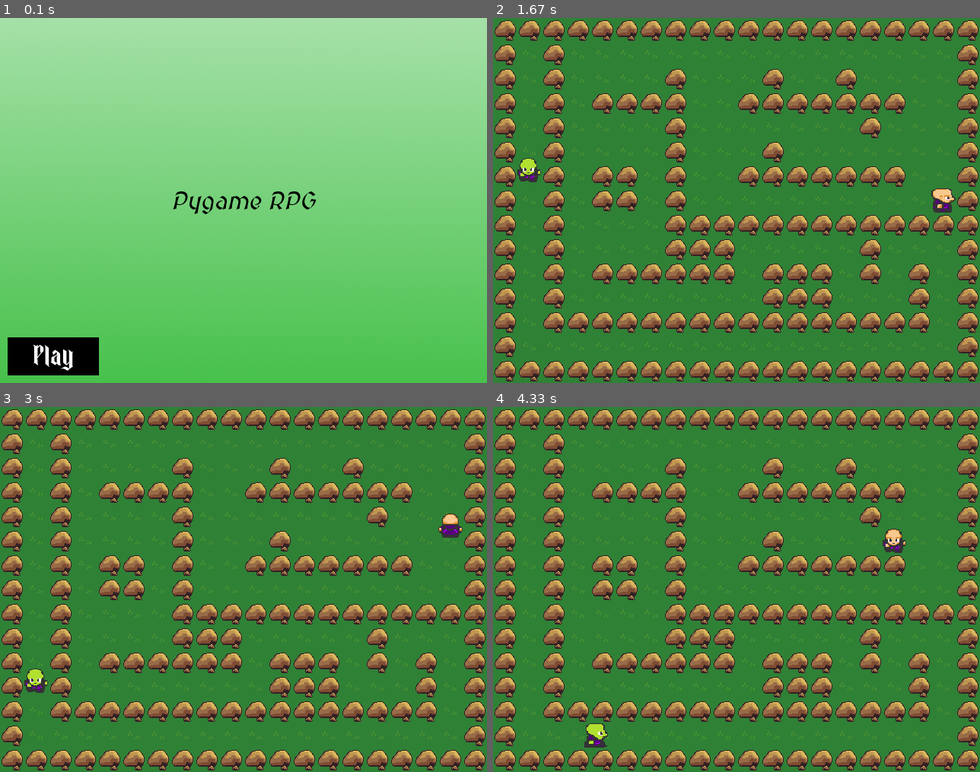
Above: before the commit, frames 1-4 (two rows, left to right).
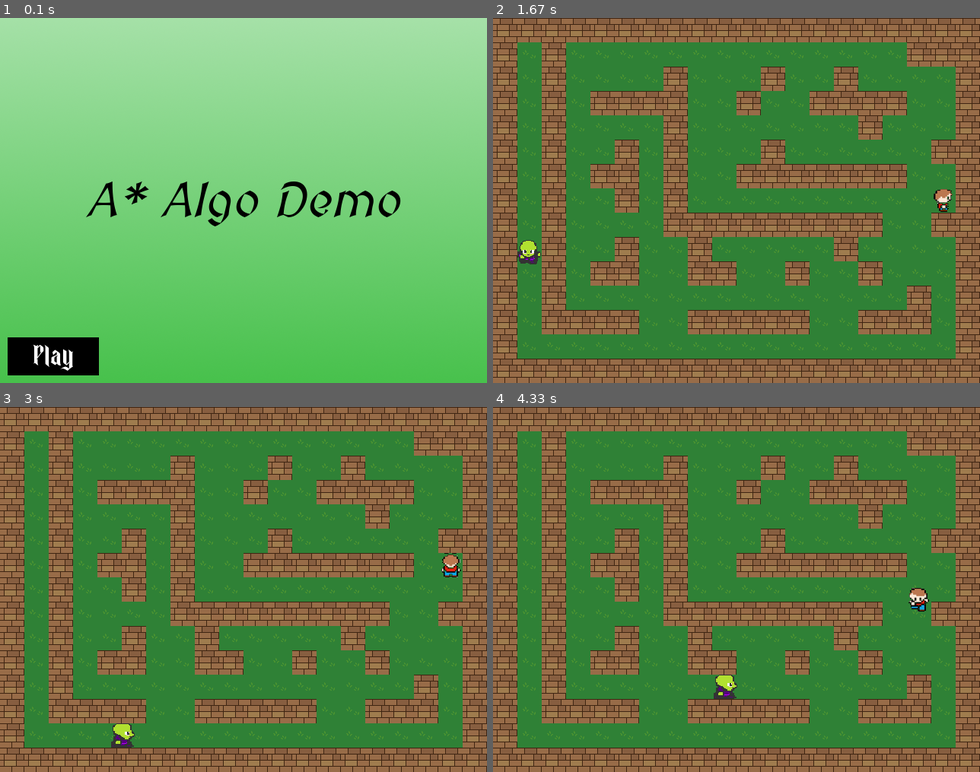
Above: after the commit, the same moments.

Repository: DannyCamacho/coin-chase-pygame
Game: pygame game, started from main.py
Same seed, same stepped clock (60 frames per second), same inputs: the game is played once before the commit and once after it.
Inputs (mouse positions are in pixels of both pictures, inside the frame that each line leads up to):
- Up to frame 1 (0.1 s): no input
- Up to frame 2 (1.67 s): press the mouse at (546, 357) at 0.37 s; move the mouse to (697, 273) at 0.47 s; release the mouse at (848, 193) at 0.6 s; hold P 0.67-1.13 s; hold Right 0.67-1.13 s; move the mouse to (717, 101) at 0.7 s; hold P 1.17-1.63 s; hold Right 1.17-1.63 s
- Up to frame 3 (3 s): tap Space at 1.67 s; hold Up 2.5-2.97 s
- Up to frame 4 (4.33 s): hold Right 3-3.47 s; hold Left 3.5-4.03 s; hold Down from 4.07 s (still down)

The runs differ from the first frame. In frame 1, 1.9% of the frame differs, in the area x 17-83%, y 44-58%; in frame 2, 44%; in frame 3, 44%; in frame 4, 44%, in the area x 0-100%, y 0-100%.

Commit message:
add path showing for a* algorithm

Diff:
--- a/config.py
+++ b/config.py
@@ -3,13 +3,14 @@
 TILESIZE = 32
 FPS = 60
 
-PLAYER_LAYER = 4
-ENEMY_LAYER = 3
-BLOCK_LAYER = 2
+PLAYER_LAYER = 5
+ENEMY_LAYER = 4
+BLOCK_LAYER = 3
+PATH_LAYER = 2
 GROUND_LAYER = 1
 
 PLAYER_SPEED = 3
-ENEMY_SPEED = 2
+ENEMY_SPEED = 2.5
 
 RED = (255, 0, 0)
 GREEN = (0, 255, 0)
@@ -22,18 +23,18 @@
 
 tilemap = [
     'BBBBBBBBBBBBBBBBBBBB',
-    'BEB................B',
-    'B.B....B...B..B....B',
-    'B.B.BBBB..BBBBBBB..B',
+    'B.B..............BBB',
+    'BEB....B...B..B....B',
+    'B.B.BBBB..B..BBBB..B',
     'B.B....B.......B...B',
-    'B.B....B...B.......B',
+    'B.B..B.B...B......BB',
     'B.B.BB.B..BBBBBBB..B',
-    'B.B.BB.B.......P...B',
-    'B.B....BBBBBBBBBBBBB',
-    'B.B....BBB.....B...B',
-    'B.B.BBBBBB.BBB.B.B.B',
-    'B.B........BBB...B.B',
-    'B.BBBBBBBBBBBBBBBB.B',
+    'B.B..B.B.......P...B',
+    'B.B....BBBBBBBBB..BB',
+    'B.B..B..B.....B....B',
+    'B.B.BB..BB..B..B...B',
+    'B.B..............B.B',
+    'B.BBBB..BBBBB..BBB.B',
     'B..................B',
     'BBBBBBBBBBBBBBBBBBBB',
 ]
--- a/main.py
+++ b/main.py
@@ -12,7 +12,9 @@
         self.screen = pygame.display.set_mode((WIN_WIDTH, WIN_HEIGHT))
         self.clock = pygame.time.Clock()
         self.running = True
-        self.font = pygame.font.Font('assets/general_font.ttf', 32)
+        self.pathing = False
+
+        self.font = pygame.font.Font('assets/general_font.ttf', 64)
 
         self.character_spritesheet = Spritesheet('img/character.png')
         self.enemy_spritesheet = Spritesheet('img/enemy.png')
@@ -39,6 +41,7 @@
         self.blocks = pygame.sprite.LayeredUpdates()
         self.enemies = pygame.sprite.LayeredUpdates()
         self.attacks = pygame.sprite.LayeredUpdates()
+        self.path = pygame.sprite.LayeredUpdates()
 
         self.create_tilemap()
 
@@ -57,6 +60,10 @@
                         Attack(self, self.player.rect.x - TILESIZE, self.player.rect.y)
                     if self.player.facing == 'right':
                         Attack(self, self.player.rect.x + TILESIZE, self.player.rect.y)
+                if event.key == pygame.K_p:
+                    self.pathing = not self.pathing
+                    for sprite in self.path:
+                        sprite.kill()
 
     def update(self):  # game loop updates
         self.all_sprites.update()
@@ -105,10 +112,42 @@
             self.clock.tick(FPS)
             pygame.display.update()
 
+    def game_win(self):
+        title = self.font.render('You Win!', True, WHITE)
+        title_rect = title.get_rect(center=(WIN_WIDTH / 2, WIN_HEIGHT / 2))
+
+        restart_button = Button(10, WIN_HEIGHT - 120, 120, 50, WHITE, BLACK, 'Restart', 32)
+        quit_button = Button(10, WIN_HEIGHT - 60, 120, 50, WHITE, BLACK, 'Quit', 32)
+
+        for sprite in self.all_sprites:
+            sprite.kill()
+
+        while self.running:
+            for event in pygame.event.get():
+                if event.type == pygame.QUIT:
+                    self.running = False
+
+            mouse_pos = pygame.mouse.get_pos()
+            mouse_pressed = pygame.mouse.get_pressed()
+
+            if restart_button.is_pressed(mouse_pos, mouse_pressed):
+                self.new()
+                self.main()
+
+            if quit_button.is_pressed(mouse_pos, mouse_pressed):
+                self.running = False
+
+            self.screen.blit(self.intro_background, (0, 0))
+            self.screen.blit(title, title_rect)
+            self.screen.blit(restart_button.image, restart_button.rect)
+            self.screen.blit(quit_button.image, quit_button.rect)
+            self.clock.tick(FPS)
+            pygame.display.update()
+
     def intro_screen(self):
         intro = True
 
-        title = self.font.render('Pygame RPG', True, BLACK)
+        title = self.font.render('A* Algo Demo', True, BLACK)
         title_rect = title.get_rect(center=(WIN_WIDTH / 2, WIN_HEIGHT / 2))
 
         play_button = Button(10, WIN_HEIGHT - 60, 120, 50, WHITE, BLACK, 'Play', 32)
--- a/sprites.py
+++ b/sprites.py
@@ -234,6 +234,11 @@
             elif direction[1] > self.rect.x / 32:
                 self.x_change += ENEMY_SPEED
                 self.facing = 'right'
+            if self.game.pathing:
+                for sprite in self.game.path:
+                    sprite.kill()
+                for movement in movement_path:
+                    Path(self.game, movement[1], movement[0])
 
     def collide_blocks(self, direction):
         if direction == "x":
@@ -298,7 +303,7 @@
         self.width = TILESIZE
         self.height = TILESIZE
 
-        self.image = self.game.terrain_spritesheet.get_sprite(960, 448, self.width, self.height)
+        self.image = self.game.terrain_spritesheet.get_sprite(448, 448, self.width, self.height)
 
         self.rect = self.image.get_rect()
         self.rect.x = self.x
@@ -318,6 +323,28 @@
         self.height = TILESIZE
 
         self.image = self.game.terrain_spritesheet.get_sprite(64, 352, self.width, self.height)
+
+        self.rect = self.image.get_rect()
+        self.rect.x = self.x
+        self.rect.y = self.y
+
+
+class Path(pygame.sprite.Sprite):
+    def __init__(self, game, x, y):
+        self.game = game
+        self._layer = PATH_LAYER
+        self.groups = self.game.all_sprites, self.game.path
+        pygame.sprite.Sprite.__init__(self, self.groups)
+
+        self.x = x * TILESIZE
+        self.y = y * TILESIZE
+        self.width = TILESIZE
+        self.height = TILESIZE
+
+        self.image = pygame.Surface([self.width, self.height])
+        self.image.fill(RED)
+
+        self.image = self.game.terrain_spritesheet.get_sprite(256, 352, self.width, self.height)
 
         self.rect = self.image.get_rect()
         self.rect.x = self.x
@@ -552,7 +579,7 @@
         closed_list[i][j] = True
 
         # For each direction, check the successors
-        directions = [(0, 1), (0, -1), (1, 0), (-1, 0), (1, 1), (1, -1), (-1, 1), (-1, -1)]
+        directions = [(0, 1), (0, -1), (1, 0), (-1, 0)]
         for dir in directions:
             new_i = i + dir[0]
             new_j = j + dir[1]
Binary file changed: img/character.png
